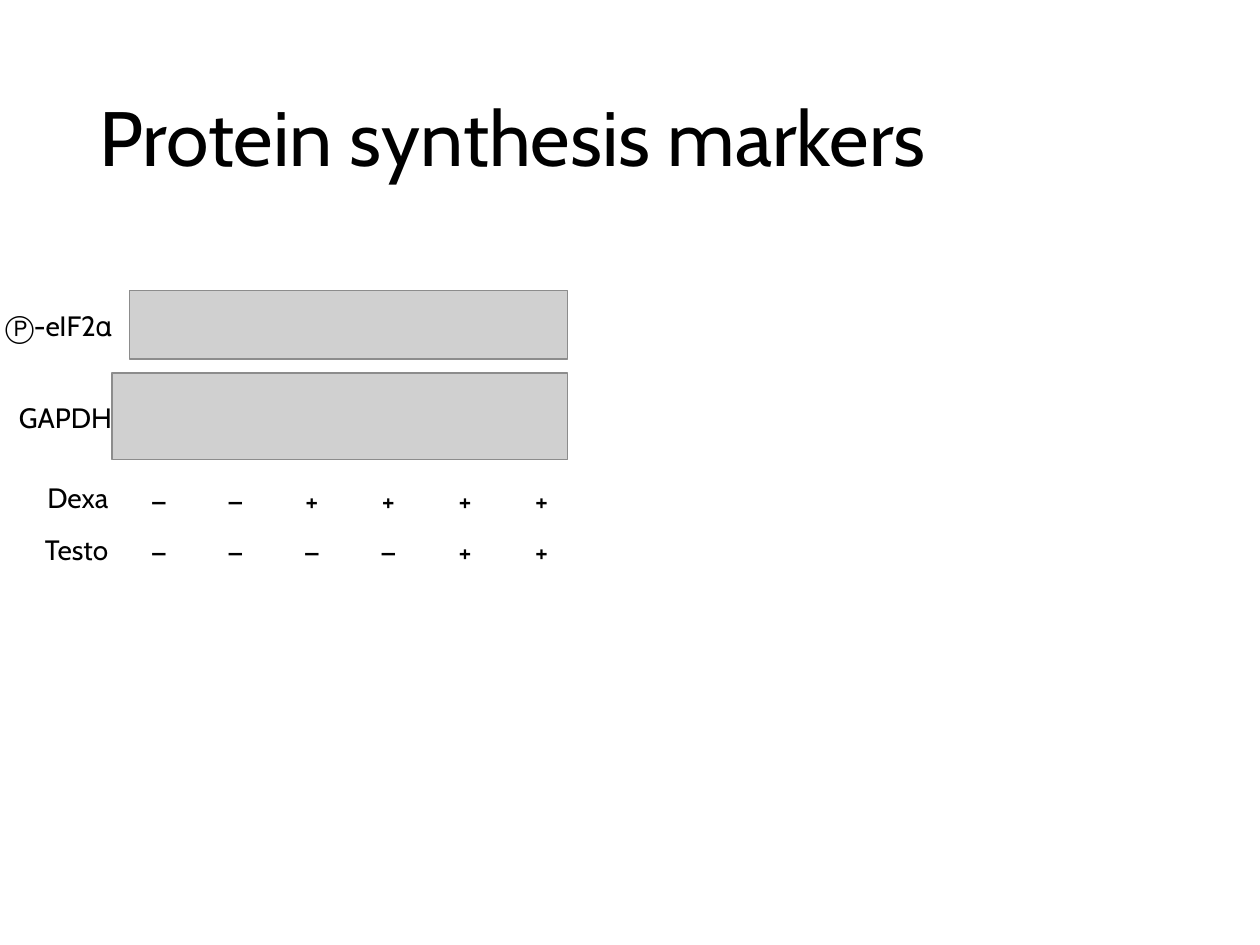
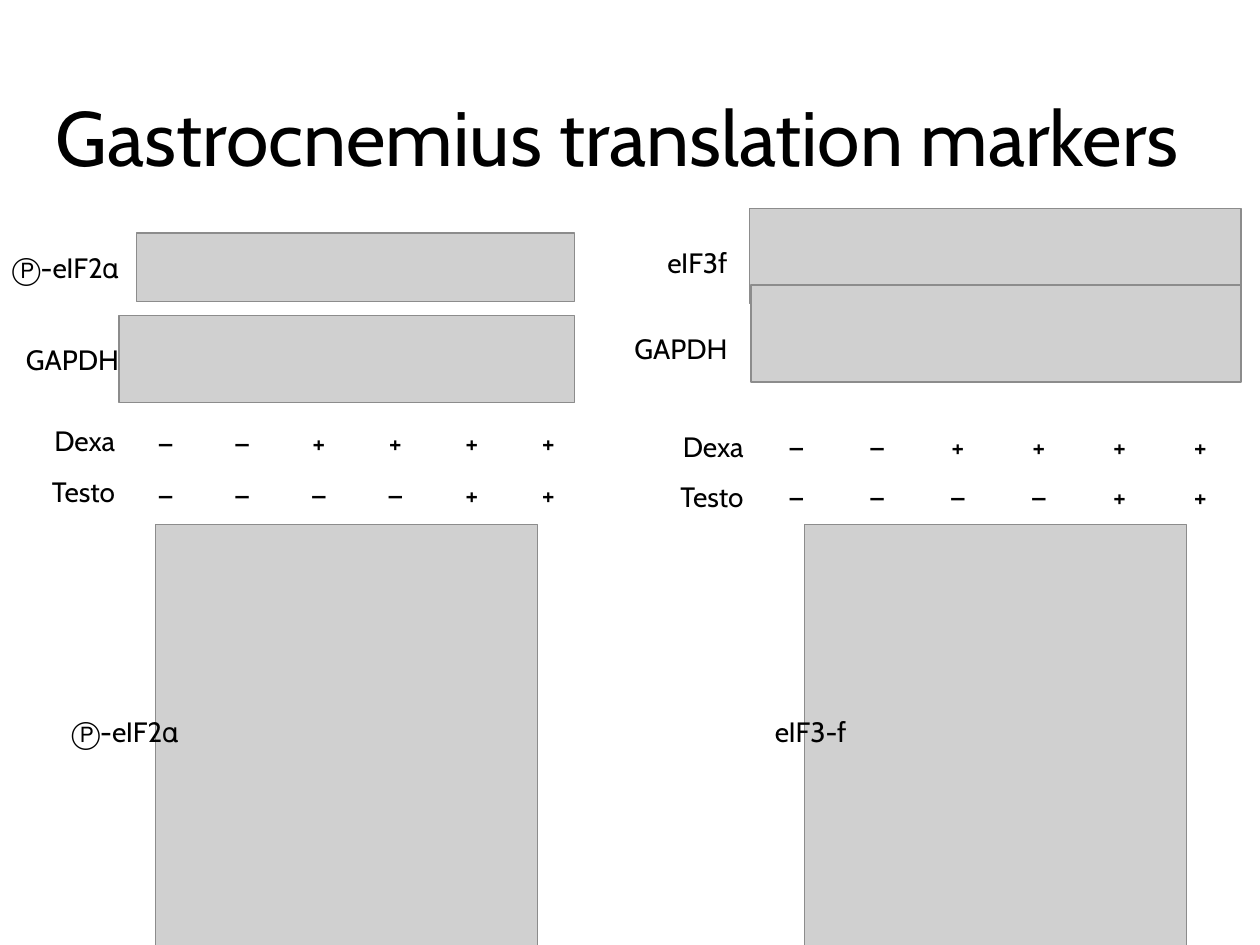
Before and after one commit to nvalexander/dissertation, a slide deck: slide 32 of defense.pptx. Drawn at 1260x945 pixels with LibreOffice and Linux fonts; fonts in the diff are those of the drawing; grey boxes stand for pictures. Boxes give left, top, right and bottom in pixels: in the first picture for what was removed or moved away, otherwise in the second. Text is boxed around its words. In the diff, an @@ line names an element or a change of style, - is before the commit and + after.

```diff
--- a/defense.pptx
+++ b/defense.pptx
@@ title at bbox=[56, 108, 1179, 167]: text changed @@
-Protein synthesis markers
+Gastrocnemius translation markers
@@ picture added at bbox=[750, 208, 1241, 304] @@
@@ text "Ⓟ-eIF2α": place and size @@
-text "Ⓟ-eIF2α" at bbox=[5, 316, 34, 344]
+text "Ⓟ-eIF2α" at bbox=[12, 258, 41, 286]
@@ text added at bbox=[667, 252, 727, 274], 16 pt, text #000000 @@
+eIF3f
@@ picture added at bbox=[751, 285, 1241, 382] @@
@@ text "GAPDH": place and size @@
-text "GAPDH" at bbox=[19, 404, 112, 434]
+text "GAPDH" at bbox=[26, 347, 119, 377]
@@ text added at bbox=[634, 339, 727, 360], 16 pt, text #000000 @@
+GAPDH
@@ 2 pictures, 1 table: place and size @@
-2 pictures, 1 table at bbox=[19, 290, 582, 578]
+2 pictures, 1 table at bbox=[26, 233, 590, 522]
@@ table added at bbox=[630, 422, 1240, 522], 2 rows, 7 columns @@
+Dexa | — | — | + | + | + | +
+Testo | — | — | — | — | + | +
@@ picture added at bbox=[156, 524, 538, 945] @@
@@ picture added at bbox=[804, 524, 1186, 945] @@
@@ text added at bbox=[775, 718, 847, 748], 16 pt, text #000000 @@
+eIF3-f
@@ text added at bbox=[72, 722, 101, 750], 16 pt, text #000000 @@
+Ⓟ-eIF2α
```
Also in this commit, not shown: 2 other files.
